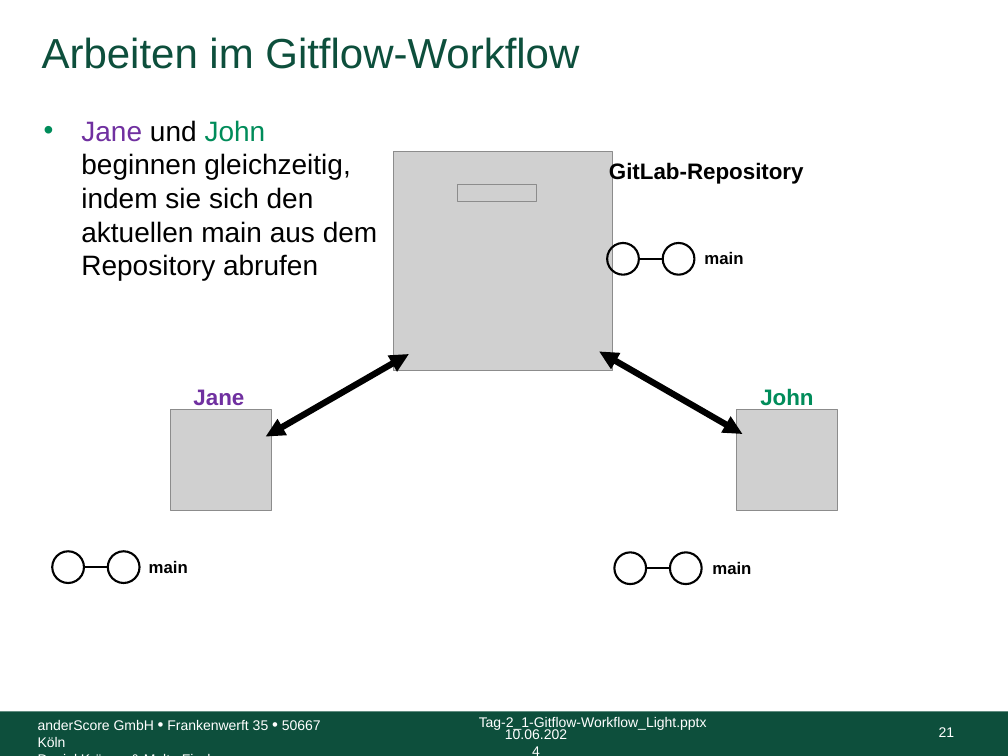
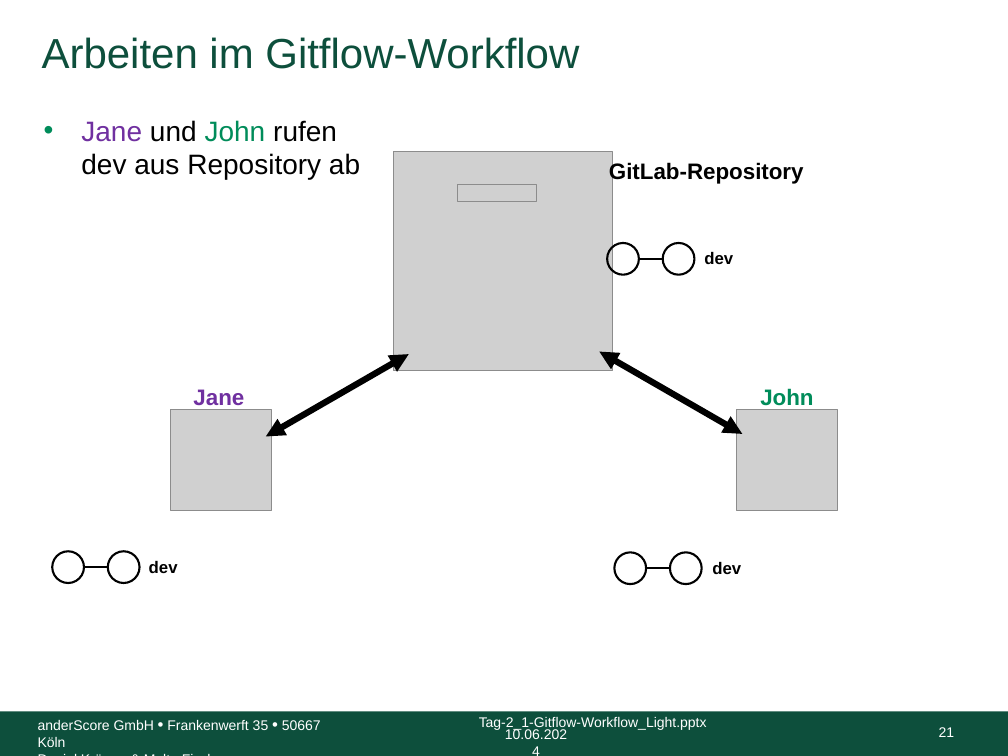
Before and after one commit to anderscore-gmbh/gitlab, a slide deck: slide 21 of slides/Tag-2_1-Gitflow-Workflow_Light.pptx. Drawn at 1008x756 pixels with LibreOffice and Linux fonts; fonts in the diff are those of the drawing; grey boxes stand for pictures; background and template pictures are left out. Boxes give left, top, right and bottom in pixels: in the first picture for what was removed or moved away, otherwise in the second. Text is boxed around its words. In the diff, an @@ line names an element or a change of style, - is before the commit and + after.

```diff
--- a/slides/Tag-2_1-Gitflow-Workflow_Light.pptx
+++ b/slides/Tag-2_1-Gitflow-Workflow_Light.pptx
@@ text at [81, 120, 360, 179]: text changed @@
-• Jane und John beginnen gleichzeitig, indem sie sich den aktuellen main aus dem Repository abrufen
+• Jane und John rufen dev aus Repository ab
@@ text at [704, 252, 733, 264]: text changed @@
-main
+dev
@@ text at [149, 561, 178, 573]: text changed @@
-main
+dev
@@ text at [712, 562, 741, 574]: text changed @@
-main
+dev
```
Also in this commit, not shown: 17 other slides changed, 3 other files.
